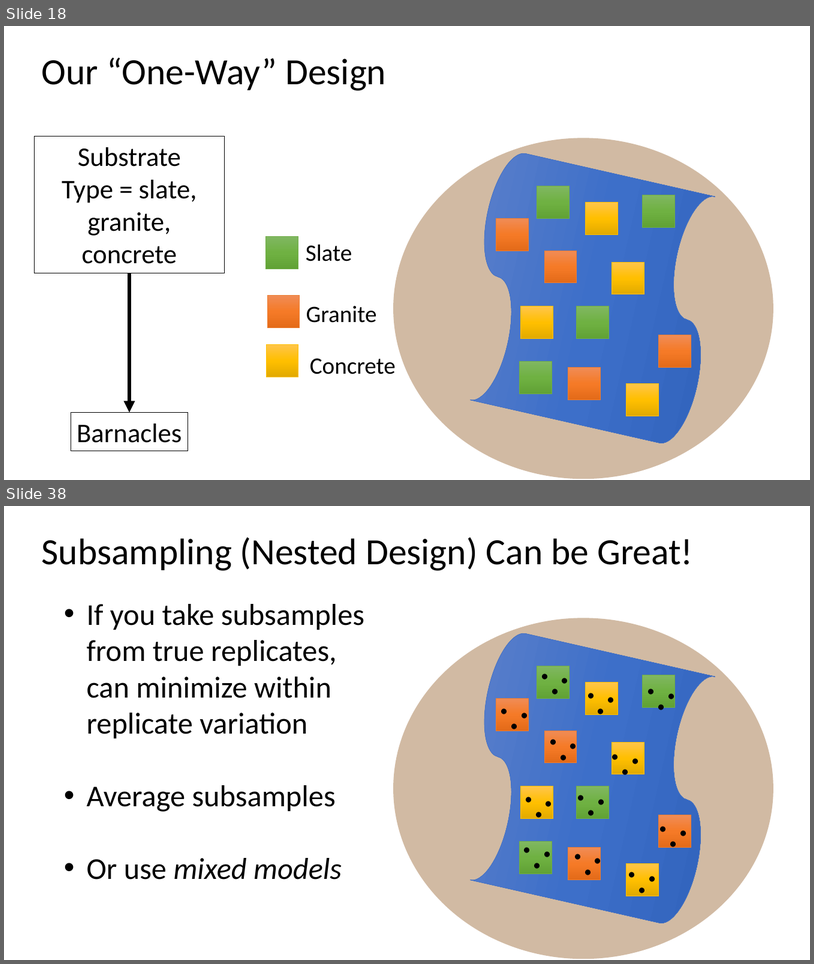
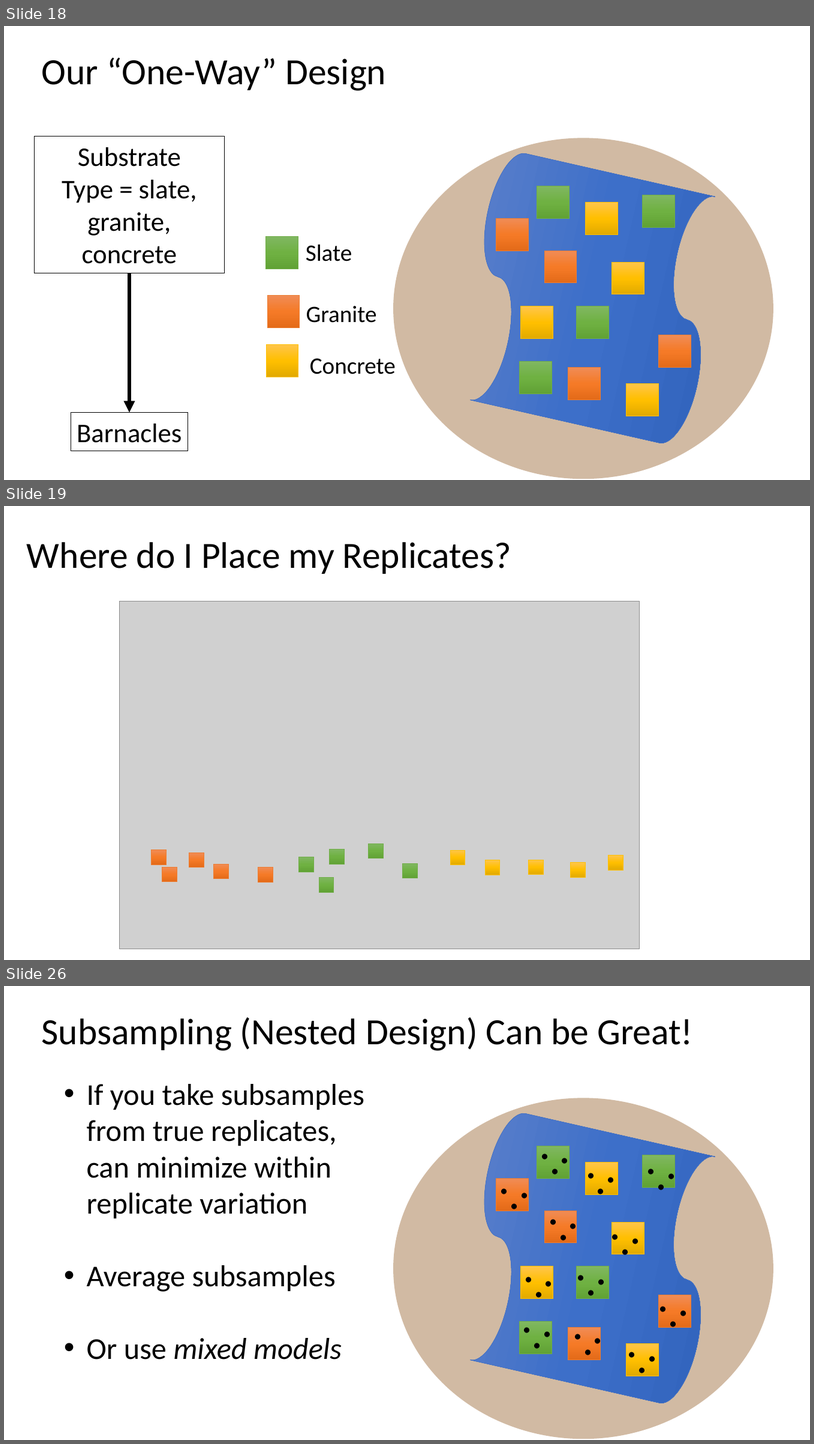
Before and after one commit to biol607/biol607.github.io, a slide deck: lectures/causality_experiments.pptx. Shown one above the other, each under a label of ours: slides 18 and 38 before the commit, slides 18, 19 and 26 after it; the slides between them are not shown. The pictures are 814x964 and 814x1444 pixels, drawn with LibreOffice and Linux fonts; fonts in the diff are those of the drawing; grey boxes stand for pictures. Boxes give left, top, right and bottom in pixels: in the first picture for what was removed or moved away, otherwise in the second. Text is boxed around its words. In the diff, an @@ line names an element or a change of style, - is before the commit and + after.

```diff
--- a/lectures/causality_experiments.pptx
+++ b/lectures/causality_experiments.pptx
@@ slide 19 added at [4,506,810,960], background #FFFFFF @@
@@ title added at [27,542,512,574], 44 pt, text #000000 @@
+Where do I Place my Replicates?
@@ picture added at [120,601,640,949] @@
@@ rectangle added at [369,844,383,858], fill gradient #81B861 to #6FB242 to #62A336, outline #70AD47 0.5 pt @@
@@ rectangle added at [152,850,166,864], fill gradient #F18C57 to #F67B28 to #E56C19, outline #ED7D31 0.5 pt @@
@@ rectangle added at [189,852,204,867], fill gradient #F18C57 to #F67B28 to #E56C19, outline #ED7D31 0.5 pt @@
@@ rectangle added at [214,864,228,879], fill gradient #F18C57 to #F67B28 to #E56C19, outline #ED7D31 0.5 pt @@
@@ rectangle added at [299,857,313,871], fill gradient #81B861 to #6FB242 to #62A336, outline #70AD47 0.5 pt @@
@@ rectangle added at [329,849,344,864], fill gradient #81B861 to #6FB242 to #62A336, outline #70AD47 0.5 pt @@
@@ rectangle added at [402,864,417,878], fill gradient #81B861 to #6FB242 to #62A336, outline #70AD47 0.5 pt @@
@@ rectangle added at [450,850,465,864], fill gradient #FFC64B to #FFC000 to #E3AB00, outline #FFC000 0.5 pt @@
@@ rectangle added at [486,860,500,874], fill gradient #FFC64B to #FFC000 to #E3AB00, outline #FFC000 0.5 pt @@
@@ rectangle added at [528,859,543,874], fill gradient #FFC64B to #FFC000 to #E3AB00, outline #FFC000 0.5 pt @@
@@ rectangle added at [571,862,585,877], fill gradient #FFC64B to #FFC000 to #E3AB00, outline #FFC000 0.5 pt @@
@@ rectangle added at [608,855,623,870], fill gradient #FFC64B to #FFC000 to #E3AB00, outline #FFC000 0.5 pt @@
@@ rectangle added at [162,867,176,881], fill gradient #F18C57 to #F67B28 to #E56C19, outline #ED7D31 0.5 pt @@
@@ rectangle added at [258,867,273,881], fill gradient #F18C57 to #F67B28 to #E56C19, outline #ED7D31 0.5 pt @@
@@ rectangle added at [319,877,333,891], fill gradient #81B861 to #6FB242 to #62A336, outline #70AD47 0.5 pt @@
@@ what was slide 38 is now slide 26 @@
```
Also in this commit, not shown: 11 slides changed, 21 other slides added, 22 slides removed.
